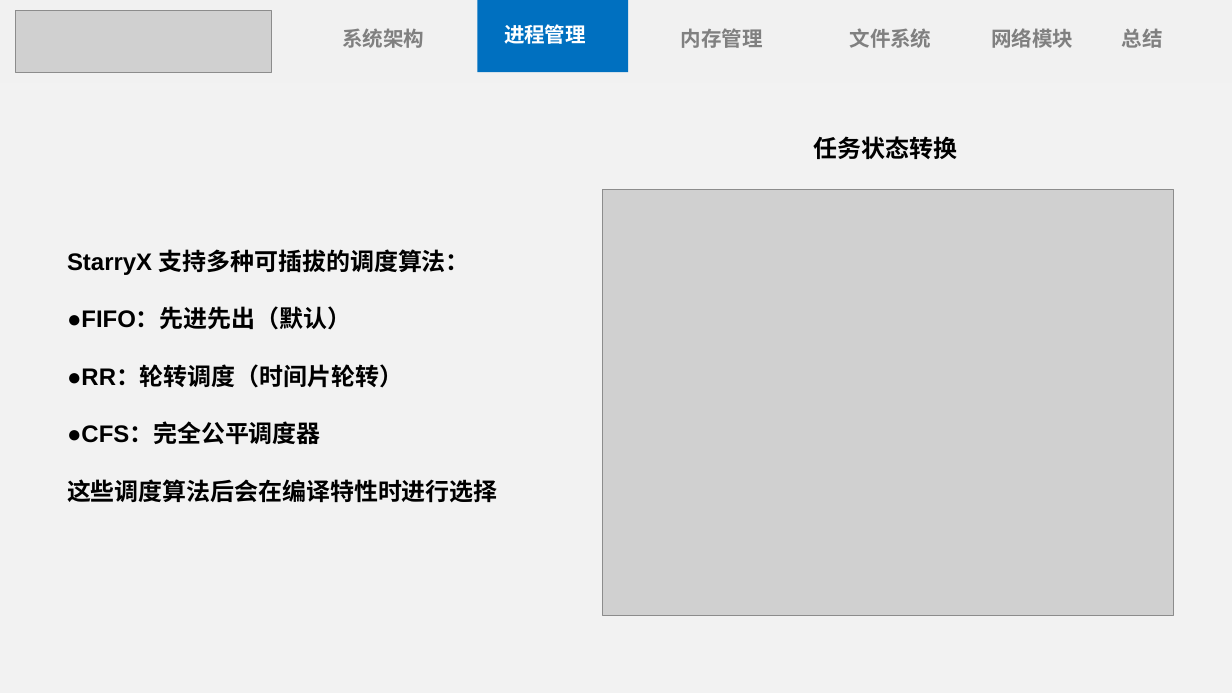
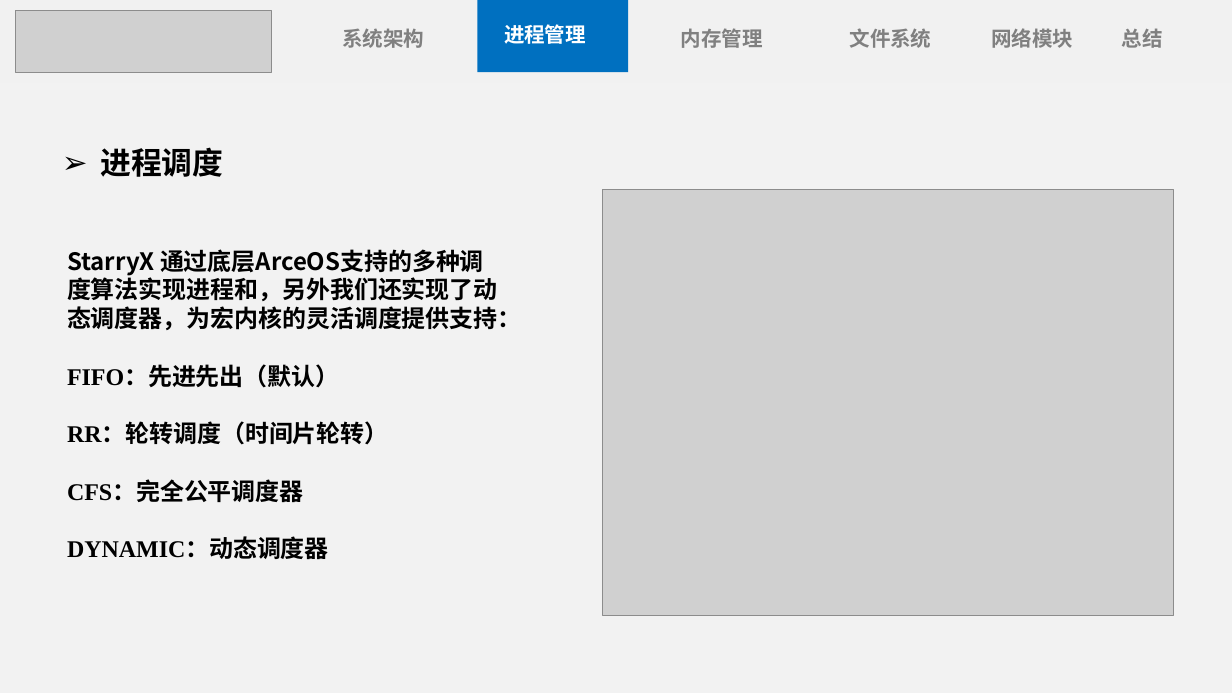
Before and after one commit to Anekoique/StarryX, a slide deck: slide 11 of docs/StarryX.pptx (slide 7 before the commit). Drawn at 1232x693 pixels with LibreOffice and Linux fonts; fonts in the diff are those of the drawing; grey boxes stand for pictures. Boxes give left, top, right and bottom in pixels: in the first picture for what was removed or moved away, otherwise in the second. Text is boxed around its words. In the diff, an @@ line names an element or a change of style, - is before the commit and + after.

```diff
--- a/docs/StarryX.pptx
+++ b/docs/StarryX.pptx
@@ text added at (x1=100, y1=147, x2=223, y2=177), 36 pt, text #000000, bold @@
+➢ 进程调度
@@ text removed at (x1=814, y1=136, x2=958, y2=159) @@
-任务状态转换
@@ text at (x1=67, y1=249, x2=522, y2=559): text changed; font Arial to Noto Sans CJK SC @@
-StarryX 支持多种可插拔的调度算法：
-●FIFO：先进先出（默认）
-●RR：轮转调度（时间片轮转）
-●CFS：完全公平调度器
-这些调度算法后会在编译特性时进行选择
+StarryX 通过底层ArceOS支持的多种调度算法实现进程和，另外我们还实现了动态调度器，为宏内核的灵活调度提供支持：
+FIFO：先进先出（默认）
+RR：轮转调度（时间片轮转）
+CFS：完全公平调度器
+DYNAMIC：动态调度器
```
Also in this commit, not shown: 18 other slides changed, 3 slides added, 1 slide removed, 3 other files.
